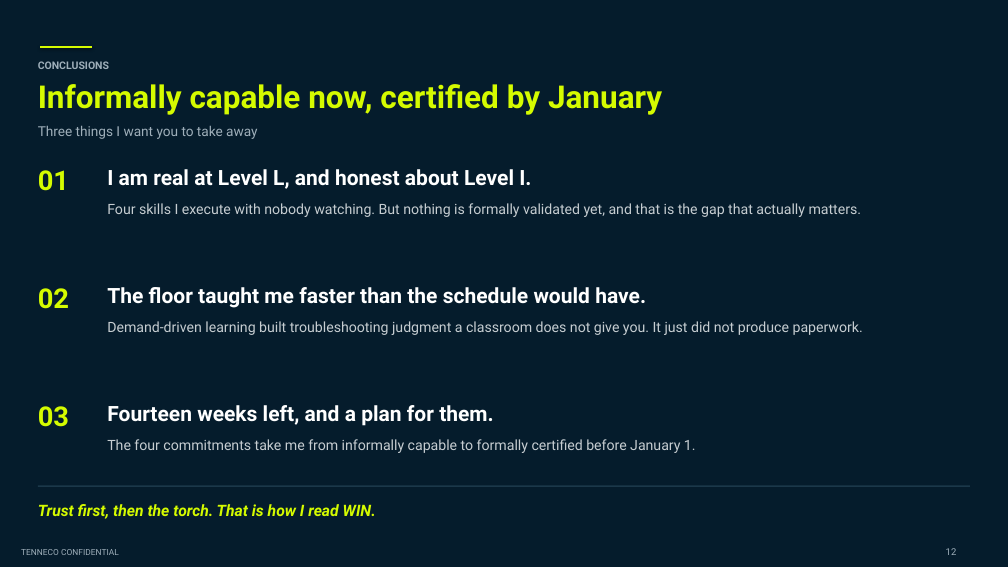
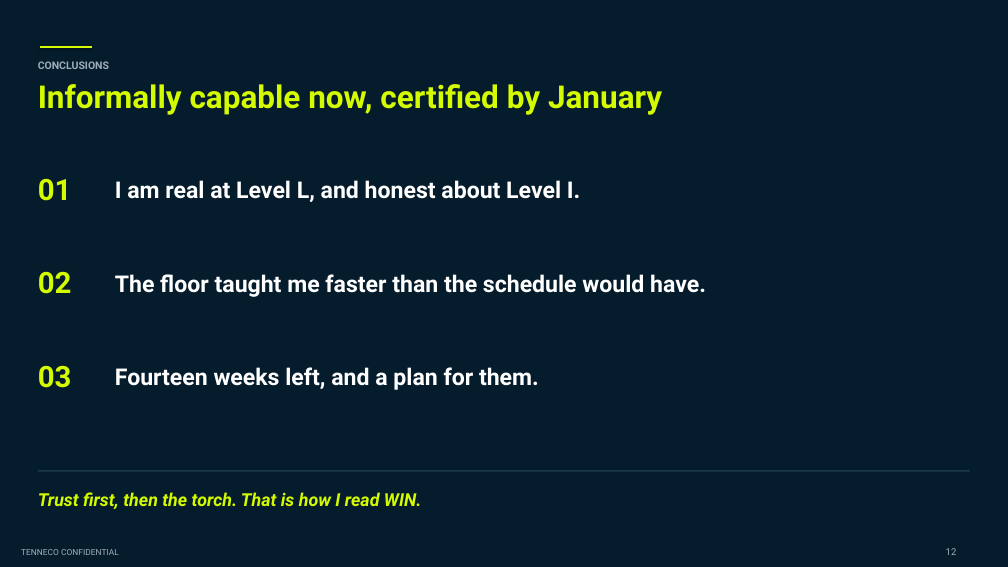
Before and after one commit to adaircarried/Claude-Design, a slide deck: slide 12 of presentations/Tenneco_Intern_Project_Diego_de_Leon.pptx. Drawn at 1008x567 pixels with LibreOffice and Linux fonts; fonts in the diff are those of the drawing; background and template pictures are left out. Boxes give left, top, right and bottom in pixels: in the first picture for what was removed or moved away, otherwise in the second. Text is boxed around its words. In the diff, an @@ line names an element or a change of style, - is before the commit and + after.

```diff
--- a/presentations/Tenneco_Intern_Project_Diego_de_Leon.pptx
+++ b/presentations/Tenneco_Intern_Project_Diego_de_Leon.pptx
@@ text removed at bbox=[38, 126, 257, 139] @@
-Three things I want you to take away
@@ text "01": place and size @@
-text "01" at bbox=[38, 170, 69, 191]
+text "01" at bbox=[38, 179, 72, 201]
@@ text "I am real at Level ...": place and size @@
-text "I am real at Level ..." at bbox=[107, 169, 862, 217]
+text "I am real at Level ..." at bbox=[115, 180, 580, 202]
@@ text at bbox=[107, 203, 862, 217]: paragraph removed @@
-Four skills I execute with nobody watching. But nothing is formally validated yet, and that is the gap that actually matters.
@@ text "02": place and size @@
-text "02" at bbox=[38, 288, 69, 309]
+text "02" at bbox=[38, 271, 72, 294]
@@ text "The floor taught me faster ...": place and size @@
-text "The floor taught me faster ..." at bbox=[107, 287, 863, 335]
+text "The floor taught me faster ..." at bbox=[115, 274, 706, 297]
@@ text at bbox=[107, 321, 863, 335]: paragraph removed @@
-Demand-driven learning built troubleshooting judgment a classroom does not give you. It just did not produce paperwork.
@@ size 26 to 28 pt in 3 elements at bbox=[38, 179, 72, 201], bbox=[38, 271, 72, 294], bbox=[38, 365, 72, 388] @@
@@ text "03": place and size @@
-text "03" at bbox=[38, 406, 69, 427]
+text "03" at bbox=[38, 365, 72, 388]
@@ size 20 to 22 pt in 3 elements at bbox=[115, 274, 706, 297], bbox=[115, 180, 580, 202], bbox=[115, 367, 539, 390] @@
@@ text "Fourteen weeks left, and a ...": place and size @@
-text "Fourteen weeks left, and a ..." at bbox=[107, 405, 696, 453]
+text "Fourteen weeks left, and a ..." at bbox=[115, 367, 539, 390]
@@ text at bbox=[107, 439, 696, 453]: paragraph removed @@
-The four commitments take me from informally capable to formally certified before January 1.
@@ rectangle: place and size @@
-rectangle at bbox=[38, 485, 970, 487]
+rectangle at bbox=[38, 470, 970, 472]
@@ text "Trust first, then the torch. ...": place and size @@
-text "Trust first, then the torch. ..." at bbox=[38, 504, 376, 519]
+text "Trust first, then the torch. ..." at bbox=[38, 492, 422, 509]
@@ text "Trust first, then the torch. ..." at bbox=[38, 492, 422, 509]: size 15 to 17 pt @@
```
Also in this commit, not shown: 10 other slides changed, 3 other files.
